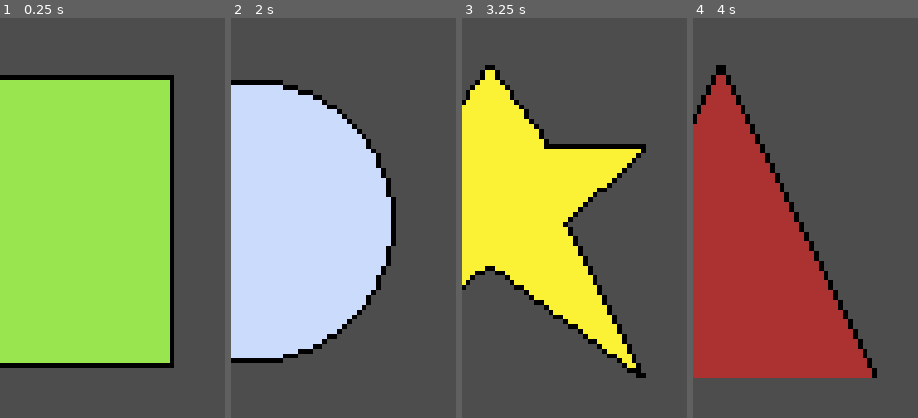
Above: before the commit, frames 1-4 (left to right).
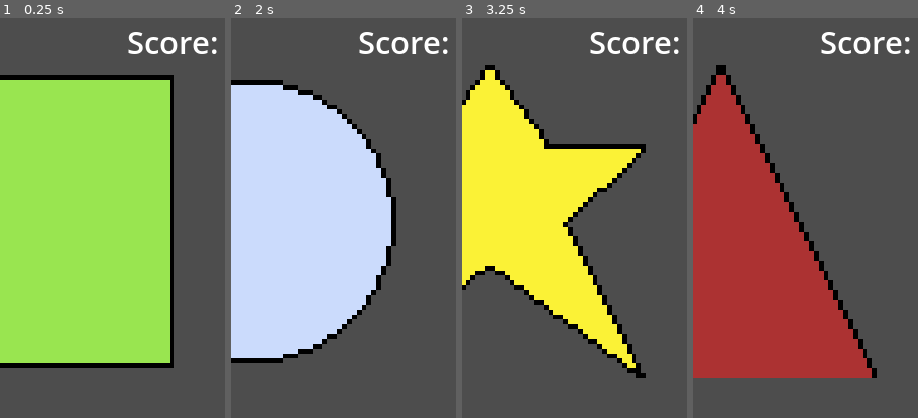
Above: after the commit, the same moments.

Repository: Yenoshome/Shape-Pattern
Game: Godot game, scene res://Scenes/main.tscn
The game is run twice, just before and just after one commit, with the same random seed, the same clock (stepped at 60 frames per second) and the same inputs.
Inputs (mouse positions are % of the whole screen's width and height, from its top left):
- Up to frame 1 (0.25 s): no input
- Up to frame 2 (2 s): click (19, 59) at 0.5 s; click (41, 58) at 1.25 s
- Up to frame 3 (3.25 s): click (62, 59) at 2 s; click (83, 59) at 2.75 s
- Up to frame 4 (4 s): click (19, 59) at 3.5 s
The pictures show only the part of the screen within x 44-94%, y 0-50%; the shares and areas given below are measured in that part.

The runs differ from the first frame. In frame 1, 0.9% of the frame differs, in the area x 56-97%, y 3-9%; in frame 2, 0.9%; in frame 3, 0.9%; in frame 4, 0.9%.

Commit message:
New Update

Diff:
--- a/Scenes/main.tscn
+++ b/Scenes/main.tscn
@@ -9,6 +9,8 @@
 [ext_resource type="Texture2D" uid="uid://bhf47jyb8jgyn" path="res://Art/Small_Square.png" id="4_rab6y"]
 [ext_resource type="Texture2D" uid="uid://bjttgqm6vasmo" path="res://Art/Small_Star.png" id="5_00dcu"]
 [ext_resource type="Texture2D" uid="uid://dje68nkugiu36" path="res://Art/Big_Triangle.png" id="5_yp7fm"]
+[ext_resource type="Texture2D" uid="uid://4m2a01elswpw" path="res://Art/Winbackround.jpg" id="10_wqcex"]
+[ext_resource type="Texture2D" uid="uid://cqpjle8aqy05i" path="res://Art/LoseBackground.jpg" id="11_o64qd"]
 
 [node name="Main" type="Node2D"]
 script = ExtResource("1_jven1")
@@ -85,10 +87,46 @@
 offset_bottom = 152.0
 flat = true
 
+[node name="ScoreContainer" type="HBoxContainer" parent="GameUI"]
+offset_left = 518.0
+offset_top = 3.0
+offset_right = 684.0
+offset_bottom = 72.0
+
+[node name="ScoreLabel" type="Label" parent="GameUI/ScoreContainer"]
+layout_mode = 2
+theme_override_font_sizes/font_size = 50
+text = "Score: "
+
+[node name="ScoreValue" type="Label" parent="GameUI/ScoreContainer"]
+layout_mode = 2
+theme_override_font_sizes/font_size = 50
+
 [node name="SequenceTimer" type="Timer" parent="."]
+
+[node name="WinLoseUI" type="CanvasLayer" parent="."]
+
+[node name="WinGraphic" type="TextureRect" parent="WinLoseUI"]
+visible = false
+offset_left = -1039.0
+offset_right = 1920.0
+offset_bottom = 1368.0
+texture = ExtResource("10_wqcex")
+
+[node name="LoseGraphic" type="TextureRect" parent="WinLoseUI"]
+visible = false
+offset_left = -966.0
+offset_right = 1920.0
+offset_bottom = 1339.0
+texture = ExtResource("11_o64qd")
+
+[node name="ResetTimer" type="Timer" parent="."]
+wait_time = 2.0
+one_shot = true
 
 [connection signal="pressed" from="GameUI/SmallBoxesContainer/SmallBox1/TriangleButton" to="." method="_on_triangle_button_pressed"]
 [connection signal="pressed" from="GameUI/SmallBoxesContainer/SmallBox2/CircleButton" to="." method="_on_circle_button_pressed"]
 [connection signal="pressed" from="GameUI/SmallBoxesContainer/SmallBox3/SquareButton" to="." method="_on_square_button_pressed"]
 [connection signal="pressed" from="GameUI/SmallBoxesContainer/SmallBox4/StarButton" to="." method="_on_star_button_pressed"]
 [connection signal="timeout" from="SequenceTimer" to="." method="_on_sequence_timer_timeout"]
+[connection signal="timeout" from="ResetTimer" to="." method="_on_reset_timer_timeout"]
--- a/Scripts/main.gd
+++ b/Scripts/main.gd
@@ -8,10 +8,11 @@
 var is_waiting_for_input = false
 var current_index = 0
 var is_displaying_sequence = true
+var score = 0
 
 # FUNCTIONS
 func _ready():
-	print ("Script is loading!!")
+	#print ("Script is loading!!")
 	randomize()
 	generate_sequence(4)
 	display_next_shape()
@@ -34,16 +35,18 @@
 	is_waiting_for_input = false
 
 	generate_sequence(4)
-	print ("Hey,new round has started!!!")
+	#print ("Hey,new round has started!!!")
 
 
 func check_player_sequence():
 	if player_sequence.size() == shape_sequence.size():
 		if player_sequence == shape_sequence:
-			print("Coorect!! You Won the Game")
+			show_graphic("win")
+			increase_score()
 		else:
-			print("You are a loser!!!!")
-		reset_game()
+			show_graphic("lose")
+			decrease_score()
+		$ResetTimer.start()
 
 
 func display_next_shape():
@@ -59,6 +62,22 @@
 
 func _on_sequence_timer_timeout():
 	display_next_shape()
+
+
+
+func show_graphic(outcome: String):
+	$WinLoseUI/WinGraphic.visible = outcome == "win"
+	$WinLoseUI/LoseGraphic.visible = outcome == "lose"
+
+
+
+func increase_score():
+	score += 1
+	$GameUI/ScoreContainer/ScoreValue.text = str(score)
+
+func decrease_score():
+	score -= 1
+	$GameUI/ScoreContainer/ScoreValue.text = str(score)
 
 func _on_triangle_button_pressed():
 	if is_waiting_for_input:
@@ -82,3 +101,9 @@
 	if is_waiting_for_input:
 		player_sequence.append(shapes[3])
 		check_player_sequence()
+
+
+func _on_reset_timer_timeout():
+	$WinLoseUI/WinGraphic.visible = false
+	$WinLoseUI/LoseGraphic.visible = false
+	reset_game()
Binary file added: Art/LoseBackground.jpg
Not shown, added: Art/LoseBackground.jpg.import
Binary file added: Art/Winbackround.jpg
Not shown, added: Art/Winbackround.jpg.import
Not shown: 1 places in Scenes/main.tscn that only renumber resources
